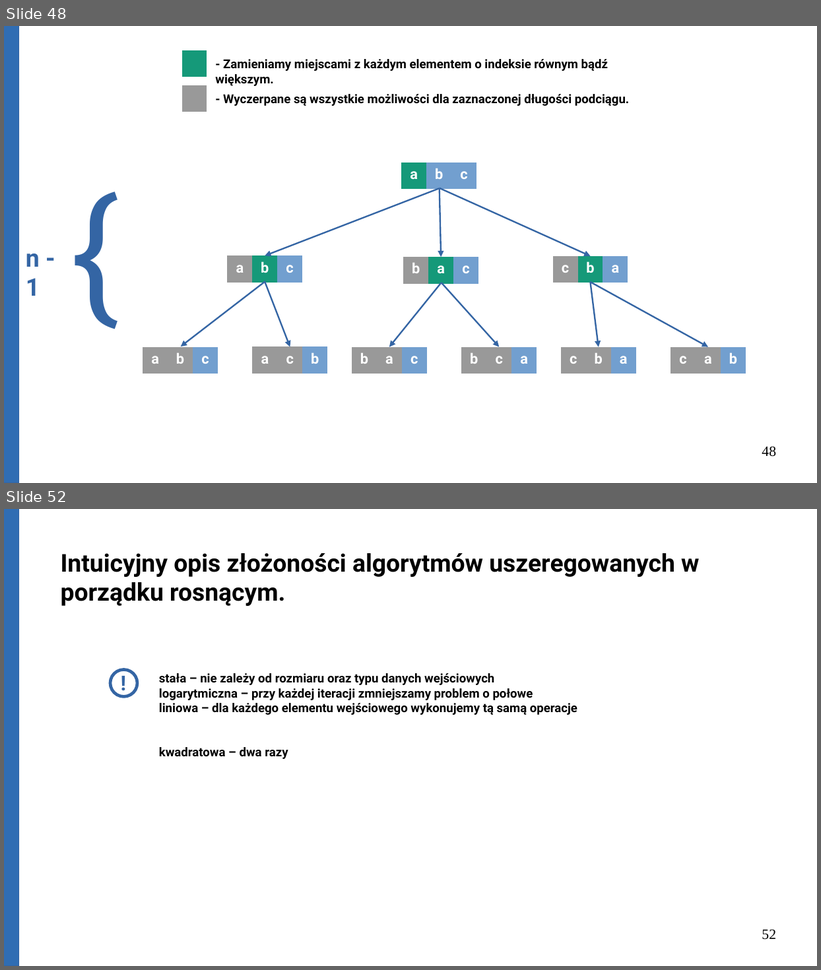
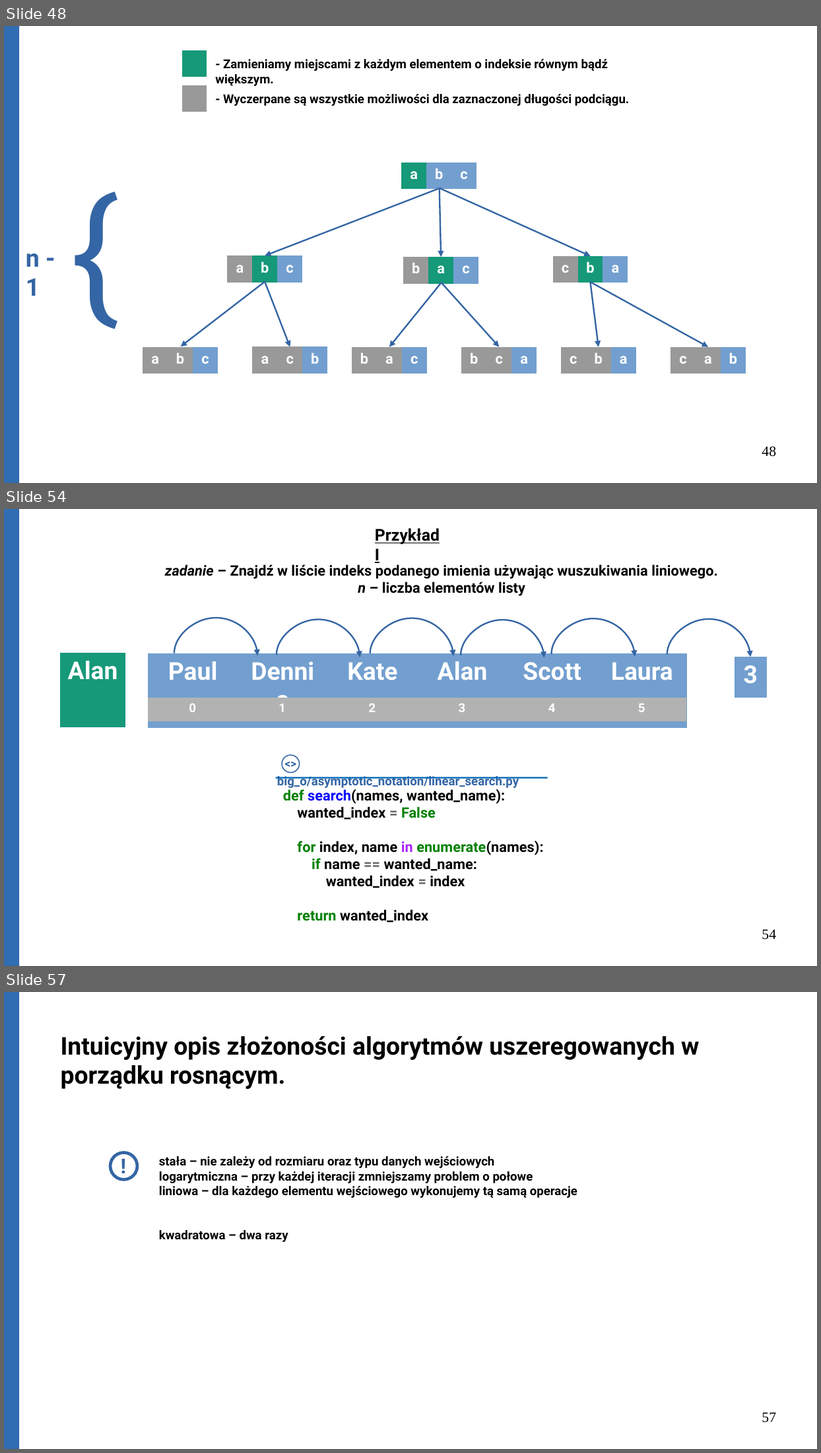
Before and after one commit to Michael-Wisniewski/algorithmic-workshop, a slide deck: gotowa.odp. Shown one above the other, each under a label of ours: slides 48 and 52 before the commit, slides 48, 54 and 57 after it; the slides between them are not shown. The pictures are 821x970 and 821x1453 pixels, drawn with LibreOffice and Linux fonts; fonts in the diff are those of the drawing. Boxes give left, top, right and bottom in pixels: in the first picture for what was removed or moved away, otherwise in the second. Text is boxed around its words. In the diff, an @@ line names an element or a change of style, - is before the commit and + after.

```diff
--- a/gotowa.odp
+++ b/gotowa.odp
@@ slide 54 added at box(4, 509, 817, 966), background #FFFFFF @@
@@ rectangle added at box(4, 509, 19, 966), fill #306DB3, outline #3465A4 0 pt @@
@@ text added at box(375, 528, 440, 564), 16 pt, text #000000, bold, underline @@
+Przykład I
@@ text added at box(165, 562, 718, 596), 14 pt, text #000000, bold @@
+zadanie – Znajdź w liście indeks podanego imienia używając wuszukiwania liniowego.
+n – liczba elementów listy
@@ curved arrow added from (174, 654) to (258, 656), #3465A4 1.5 pt @@
@@ curved arrow added from (277, 655) to (360, 657), #3465A4 1.5 pt @@
@@ curved arrow added from (370, 654) to (453, 657), #3465A4 1.5 pt @@
@@ curved arrow added from (461, 655) to (544, 658), #3465A4 1.5 pt @@
@@ curved arrow added from (552, 654) to (635, 657), #3465A4 1.5 pt @@
@@ curved arrow added from (667, 654) to (750, 657), #3465A4 1.5 pt @@
@@ table added at box(60, 653, 125, 691), 1 rows, 1 columns @@
+Alan
@@ table added at box(148, 654, 688, 692), 1 rows, 6 columns @@
+Paul | Dennis | Kate | Alan | Scott | Laura
@@ table added at box(735, 657, 767, 696), 1 rows, 1 columns @@
+3
@@ table added at box(148, 698, 688, 721), 1 rows, 6 columns @@
+0 | 1 | 2 | 3 | 4 | 5
@@ text added at box(278, 753, 305, 776), 11 pt, text #3465A4, bold @@
+<>
@@ ellipse added at box(282, 755, 300, 773), fill #FFFFFF, outline #3465A4 0.99 pt @@
@@ line added from (275, 778) to (548, 778), #0066B3 1.5 pt @@
@@ text added at box(277, 776, 519, 788), 12 pt, text #3465A4, bold @@
+big_o/asymptotic_notation/linear_search.py
@@ text added at box(283, 787, 543, 923), 14 pt, text #000000, bold @@
+def search(names, wanted_name):
+wanted_index = False
+for index, name in enumerate(names):
+if name == wanted_name:
+wanted_index = index
+return wanted_index
@@ page number added at box(762, 929, 776, 940), 14 pt, text #000000 @@
+54
@@ what was slide 52 is now slide 57 @@
@@ page number at box(762, 1412, 776, 1423): text changed @@
-52
+57
```
Also in this commit, not shown: 4 slides changed, 4 other slides added, 6 other files.
